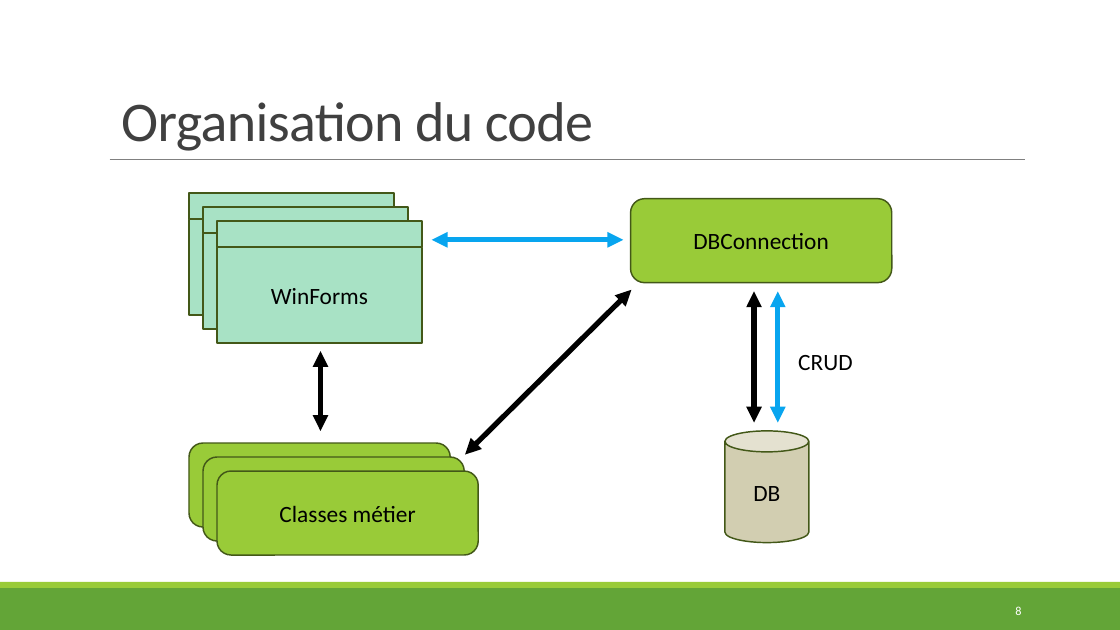
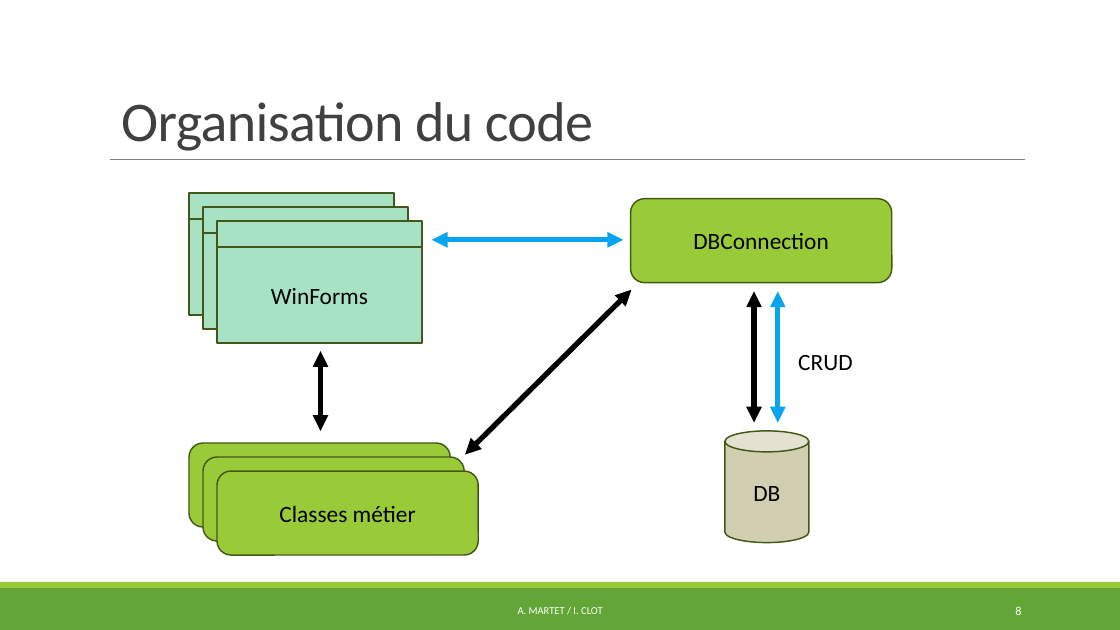
Before and after one commit to AntoineMartet/CargoFlow, a slide deck: slide 8 of Documentation/CargoFlow_Presentation.pptx. Drawn at 1120x630 pixels with LibreOffice and Linux fonts; fonts in the diff are those of the drawing. Boxes give left, top, right and bottom in pixels: in the first picture for what was removed or moved away, otherwise in the second. Text is boxed around its words. In the diff, an @@ line names an element or a change of style, - is before the commit and + after.

```diff
--- a/Documentation/CargoFlow_Presentation.pptx
+++ b/Documentation/CargoFlow_Presentation.pptx
@@ text added at bbox=[518, 607, 603, 614], 9 pt, text #FFFFFF @@
+A. MARTET / I. CLOT
```
Also in this commit, not shown: 5 other slides changed, 5 slides added, 5 slides removed.
